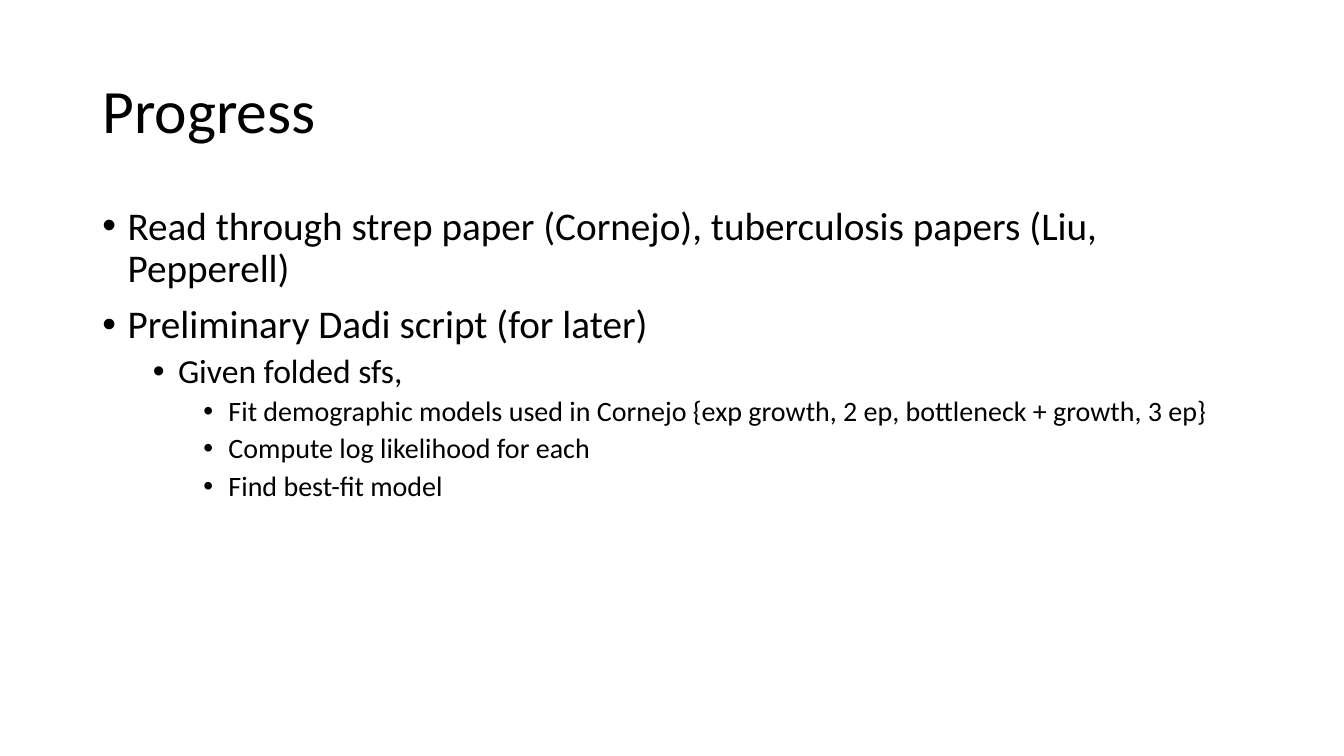
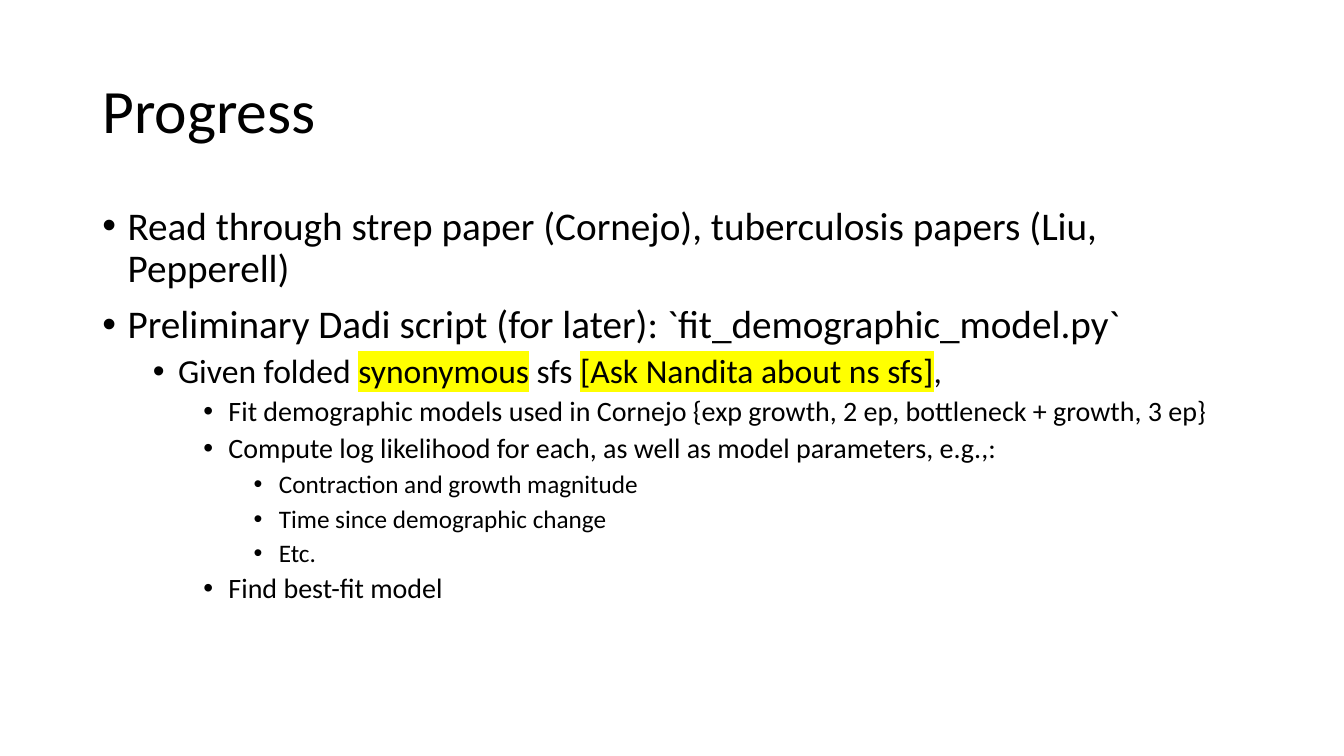
Before and after one commit to jon-mah/demo_for_ccgb, a slide deck: slide 5 of 20210104_demo_for_ccgb_rotation_update.pptx. Drawn at 1344x756 pixels with LibreOffice and Linux fonts; fonts in the diff are those of the drawing. Boxes give left, top, right and bottom in pixels: in the first picture for what was removed or moved away, otherwise in the second. Text is boxed around its words. In the diff, an @@ line names an element or a change of style, - is before the commit and + after.

```diff
--- a/20210104_demo_for_ccgb_rotation_update.pptx
+++ b/20210104_demo_for_ccgb_rotation_update.pptx
@@ text at (128, 309, 1120, 391): text changed @@
-• Preliminary Dadi script (for later)
-  • Given folded sfs,
+• Preliminary Dadi script (for later): `fit_demographic_model.py`
+  • Given folded synonymous sfs [Ask Nandita about ns sfs],
@@ text at (228, 438, 996, 562): text changed; size 20 to 18 pt @@
-    • Compute log likelihood for each
+    • Compute log likelihood for each, as well as model parameters, e.g.,:
+      • Contraction and growth magnitude
+      • Time since demographic change
+      • Etc.
```
Also in this commit, not shown: 2 other slides changed, 3 slides added, 1 slide removed, 1 other file.
